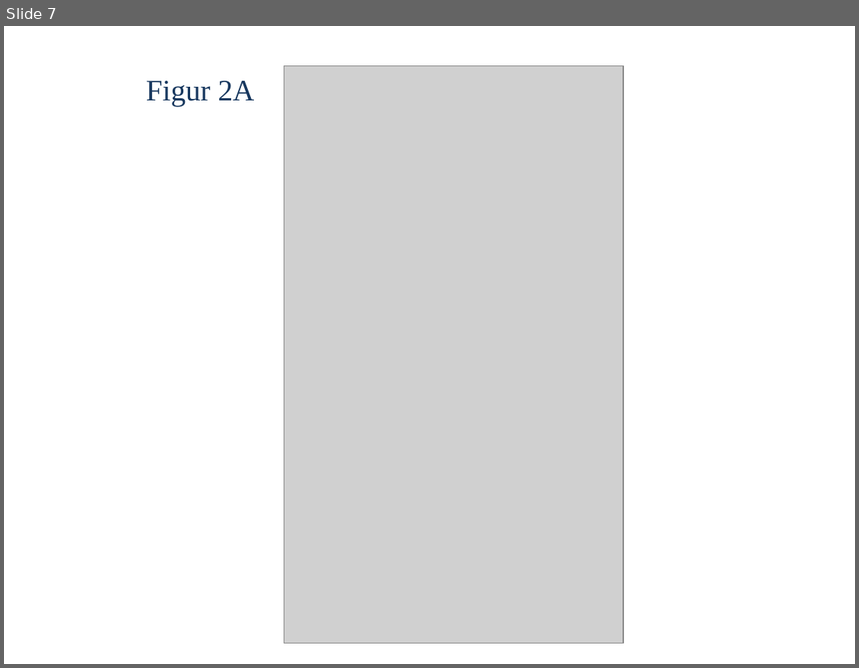
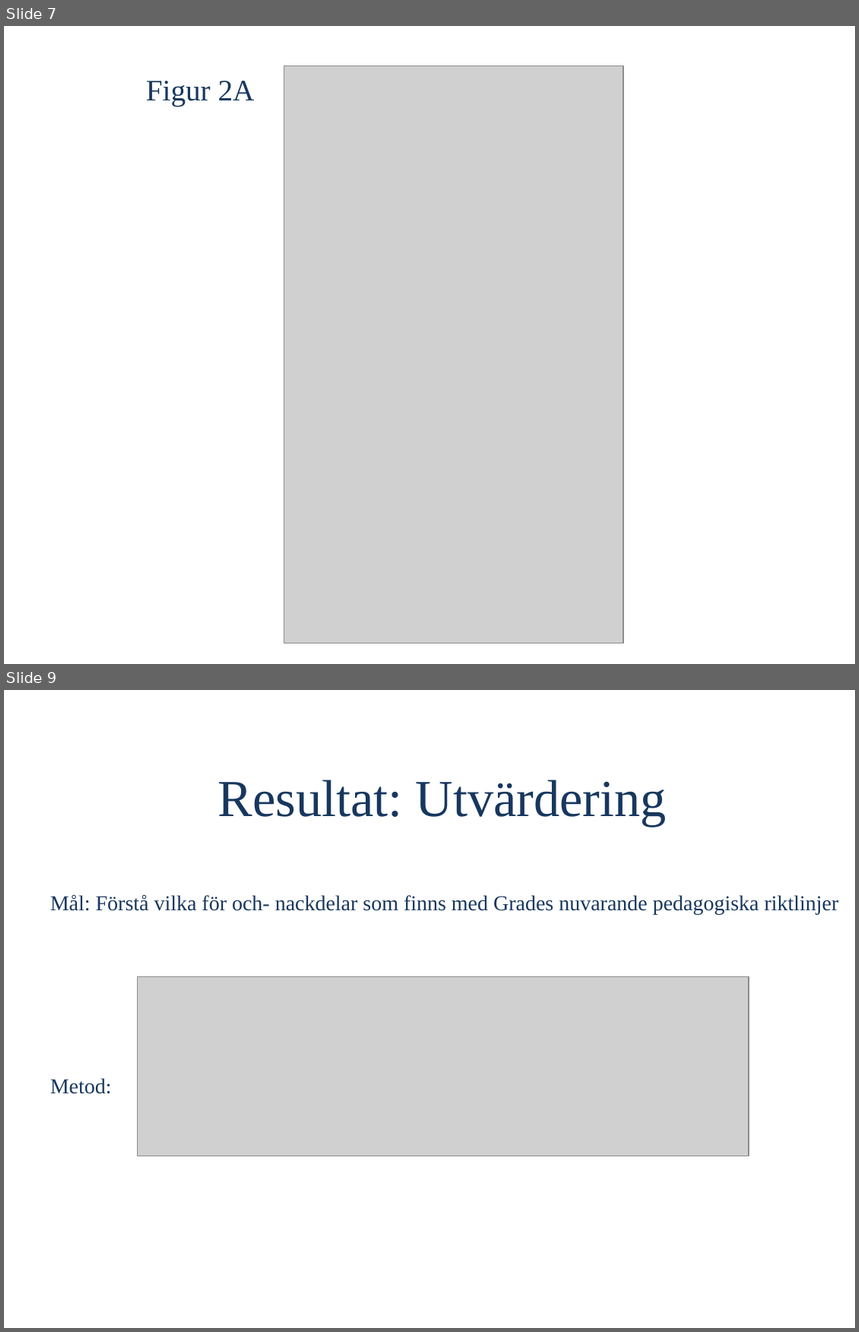
Before and after one commit to OliviaImner/thesis_document, a slide deck: Thesis/Presentation.pptx. Shown one above the other, each under a label of ours: slide 7 before the commit, slides 7 and 9 after it; the slides between them are not shown. The pictures are 859x668 and 859x1332 pixels, drawn with LibreOffice and Linux fonts; fonts in the diff are those of the drawing; grey boxes stand for pictures. Boxes give left, top, right and bottom in pixels: in the first picture for what was removed or moved away, otherwise in the second. Text is boxed around its words. In the diff, an @@ line names an element or a change of style, - is before the commit and + after.

```diff
--- a/Thesis/Presentation.pptx
+++ b/Thesis/Presentation.pptx
@@ slide 9 added at [4, 690, 855, 1328], background #FFFFFF @@
@@ title added at [218, 780, 667, 827], 44 pt, text #17375E @@
+Resultat: Utvärdering
@@ text added at [50, 894, 839, 914], 18 pt, text #17375E @@
+Mål: Förstå vilka för och- nackdelar som finns med Grades nuvarande pedagogiska riktlinjer
@@ picture added at [138, 977, 750, 1157] @@
@@ text added at [50, 1078, 112, 1094], 18 pt, text #17375E @@
+Metod:
```
Also in this commit, not shown: 9 slides changed, 7 other slides added, 3 slides removed.
